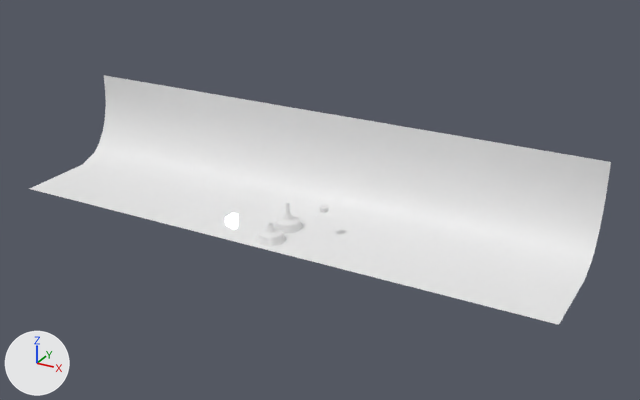
What one commit did to the Blender file Lamp Scene.blend.
The view is the same before and after, from a 50 mm camera at (50.9, -84.5, 46.8) aimed at (4.0, 0.8, 4.2). Arrows for +X, +Y and +Z are at lower left; the lights stay in place.

Objects in the first picture: 'Backdrop'.
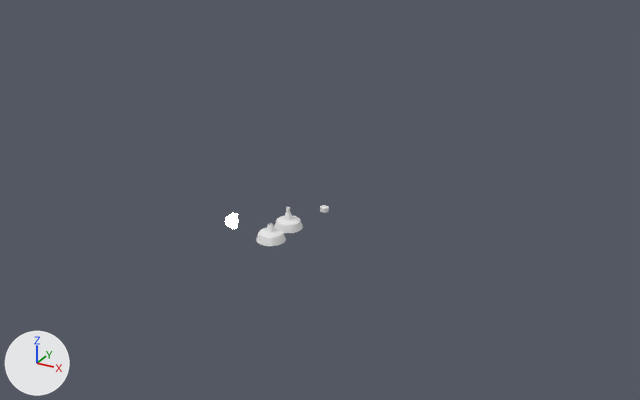
Boxes (x1, y1, x2, y2) around the edits, measured in the pictures (640 x 400 px):
'Backdrop', hidden: before (30, 75, 611, 325)
'LampBase.001', added: after (286, 207, 290, 213)

The change, as a list of edits to the scene's bpy script:
```text
Add me_mesh_000:
    me_mesh_000.from_pydata(...)  # 68 vertices, 96 faces, 1 loose edge; spans x -0.26..0.26, y -0.26..0.26, z 0.92..2.61
Change ob_backdrop:
    add ob_backdrop.hide_viewport = True
Add ob_lampbase_001:
    ob_lampbase_001 = bpy.data.objects.new('LampBase.001', me_mesh_000)
    ob_lampbase_001.location = (0.0, 0.0, 0.0)
```
